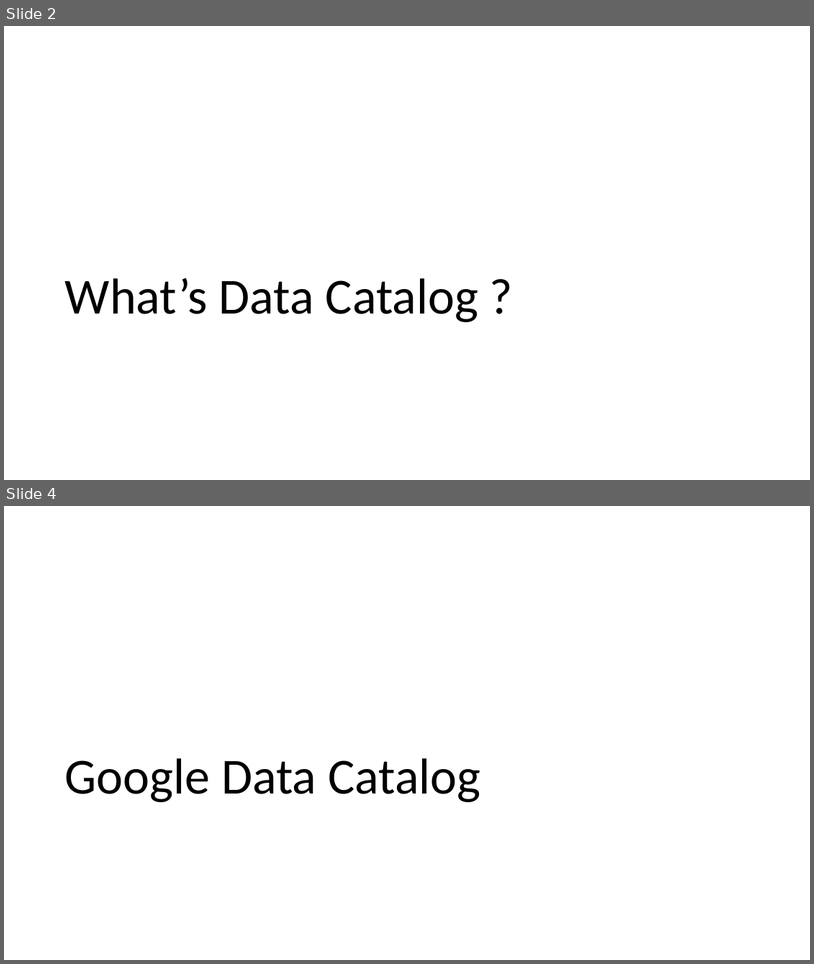
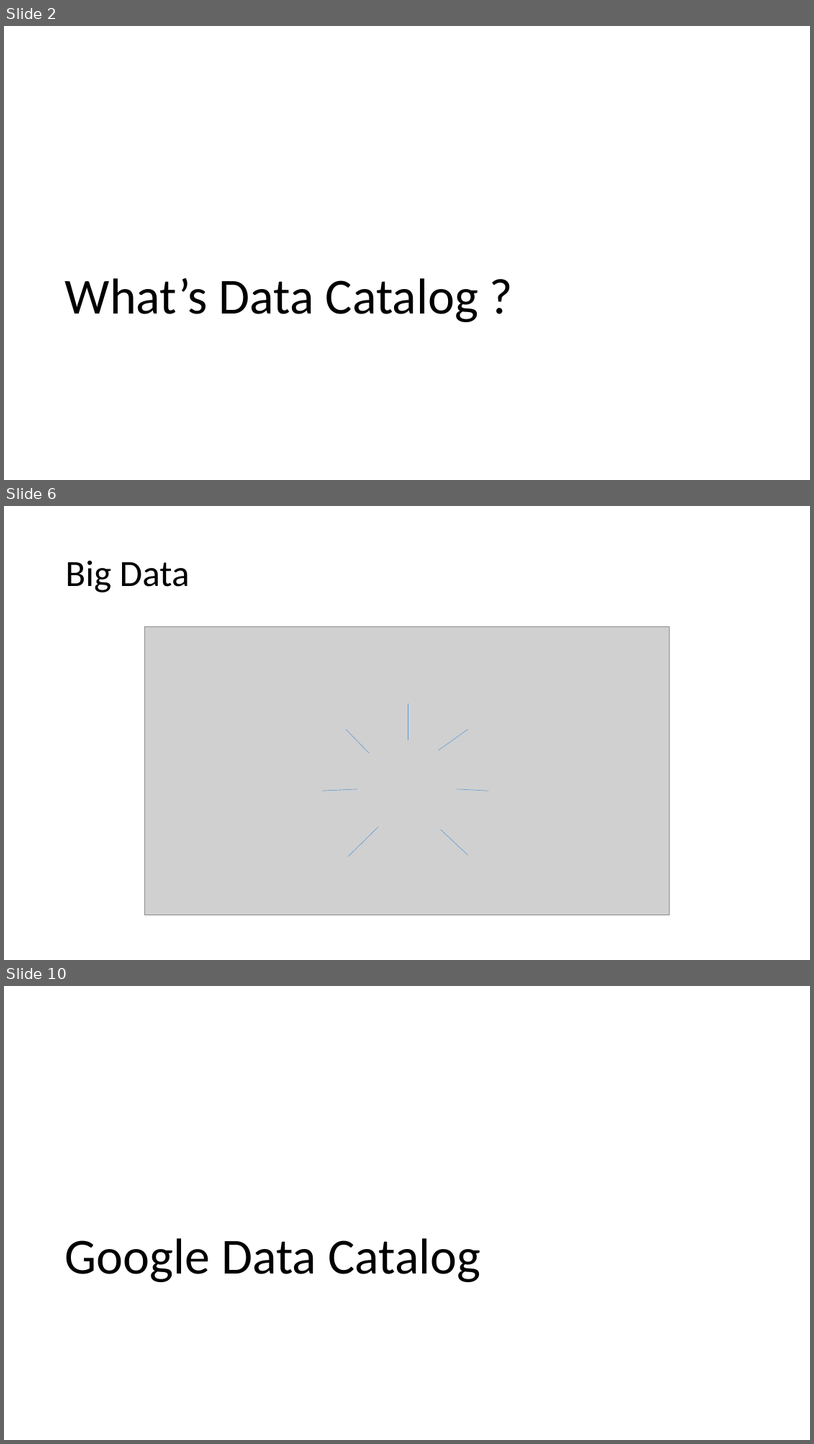
Before and after one commit to WuBenson/DataCatalog, a slide deck: Data Catalog.pptx. Shown one above the other, each under a label of ours: slides 2 and 4 before the commit, slides 2, 6 and 10 after it; the slides between them are not shown. The pictures are 814x964 and 814x1444 pixels, drawn with LibreOffice and Linux fonts; fonts in the diff are those of the drawing; grey boxes stand for pictures. Boxes give left, top, right and bottom in pixels: in the first picture for what was removed or moved away, otherwise in the second. Text is boxed around its words. In the diff, an @@ line names an element or a change of style, - is before the commit and + after.

```diff
--- a/Data Catalog.pptx
+++ b/Data Catalog.pptx
@@ slide 6 added at <box>4,506,810,960</box>, background #FFFFFF @@
@@ title added at <box>65,560,190,592</box>, 44 pt, text #000000 @@
+Big Data
@@ picture added at <box>144,627,670,915</box> @@
@@ line added from (408, 739) to (408, 703), #5B9BD5 0.5 pt @@
@@ line added from (346, 729) to (369, 753), #5B9BD5 0.5 pt @@
@@ line added from (468, 729) to (438, 750), #5B9BD5 0.5 pt @@
@@ line added from (322, 790) to (358, 789), #5B9BD5 0.5 pt @@
@@ line added from (489, 790) to (457, 789), #5B9BD5 0.5 pt @@
@@ line added from (348, 856) to (378, 826), #5B9BD5 0.5 pt @@
@@ line added from (468, 855) to (441, 829), #5B9BD5 0.5 pt @@
@@ what was slide 4 is now slide 10 @@
```
Also in this commit, not shown: 2 slides changed, 9 other slides added.
